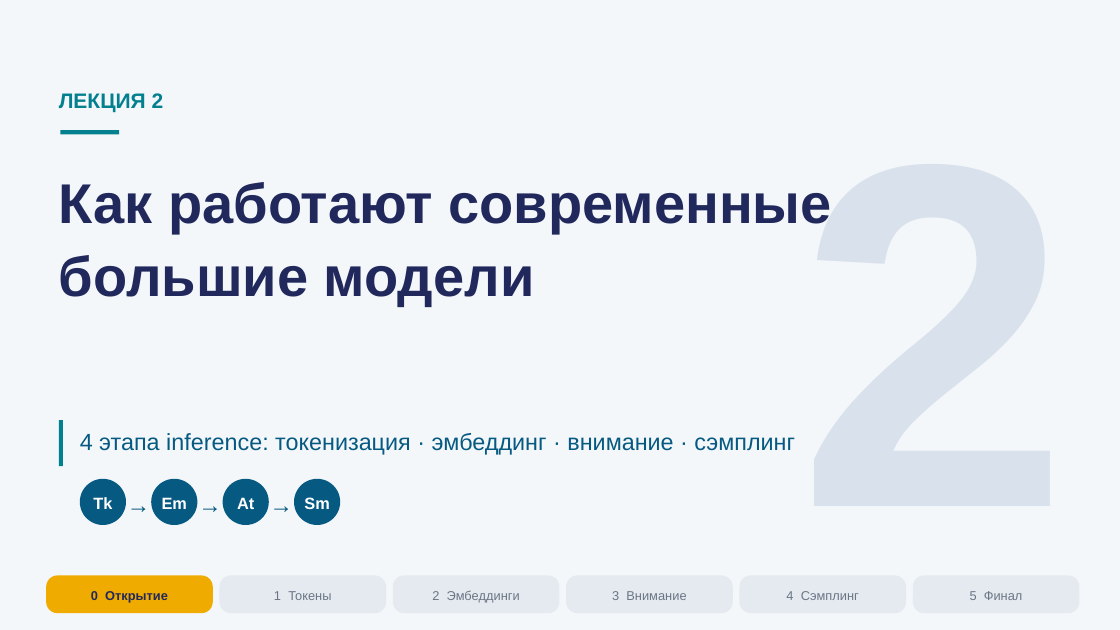
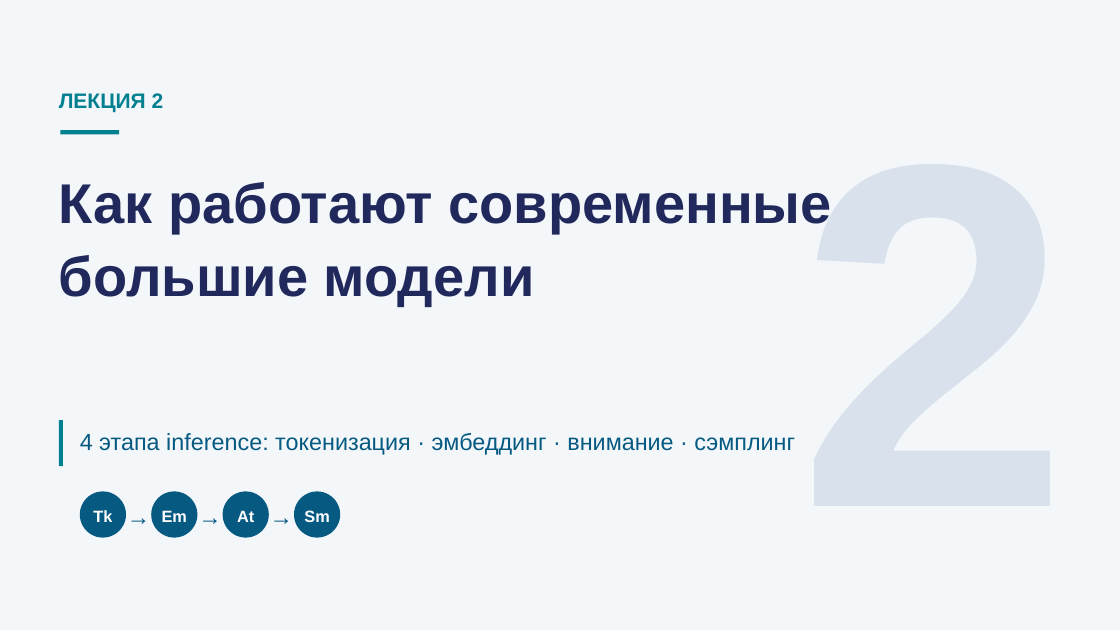
Before and after one commit to tellina-study/AI-usage-lessons, a slide deck: slide 2 of library/lectures/lec-02/rendered/lec-02.pptx. Drawn at 1120x630 pixels with LibreOffice and Linux fonts; fonts in the diff are those of the drawing. Boxes give left, top, right and bottom in pixels: in the first picture for what was removed or moved away, otherwise in the second. Text is boxed around its words. In the diff, an @@ line names an element or a change of style, - is before the commit and + after.

```diff
--- a/library/lectures/lec-02/rendered/lec-02.pptx
+++ b/library/lectures/lec-02/rendered/lec-02.pptx
@@ 7 texts, 4 rounded rectangles: place and size @@
-7 texts, 4 rounded rectangles at [80,479,340,525]
+7 texts, 4 rounded rectangles at [80,492,340,538]
@@ rounded rectangle removed at [46,576,213,613] @@
@@ text removed at [91,591,168,603] @@
-0 Открытие
@@ rounded rectangle removed at [219,576,386,613] @@
@@ text removed at [274,591,331,600] @@
-1 Токены
@@ rounded rectangle removed at [393,576,560,613] @@
@@ text removed at [432,591,520,603] @@
-2 Эмбеддинги
@@ rounded rectangle removed at [566,576,733,613] @@
@@ text removed at [612,591,686,600] @@
-3 Внимание
@@ rounded rectangle removed at [739,576,906,613] @@
@@ text removed at [786,591,859,600] @@
-4 Сэмплинг
@@ rounded rectangle removed at [913,576,1080,613] @@
@@ text removed at [970,591,1023,600] @@
-5 Финал
```
Also in this commit, not shown: 1 slide added, 5 other files.
